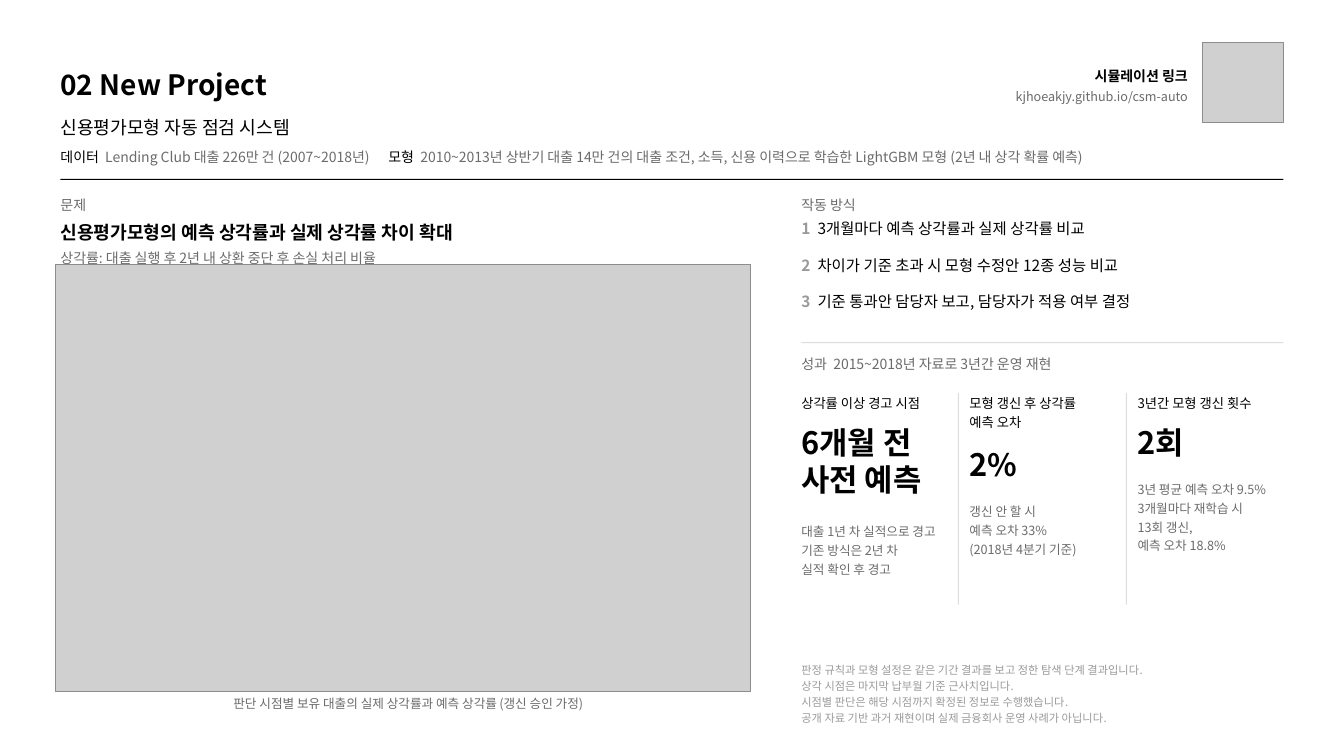
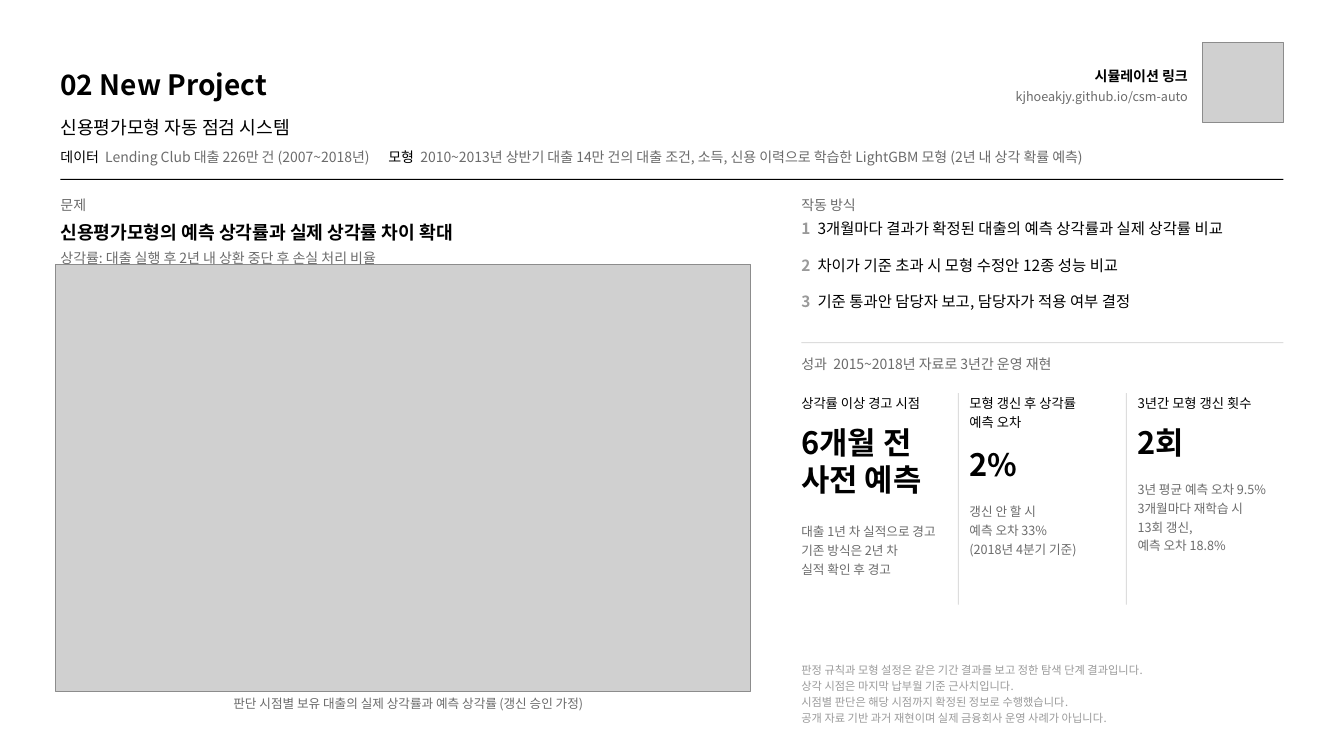
Before and after one commit to kjhoeakjy/csm-auto, a slide deck: slide 2 of ppt/역량PT_김연주.pptx. Drawn at 1344x756 pixels with LibreOffice and Linux fonts; fonts in the diff are those of the drawing; grey boxes stand for pictures. Boxes give left, top, right and bottom in pixels: in the first picture for what was removed or moved away, otherwise in the second. Text is boxed around its words. In the diff, an @@ line names an element or a change of style, - is before the commit and + after.

```diff
--- a/ppt/역량PT_김연주.pptx
+++ b/ppt/역량PT_김연주.pptx
@@ text at [801, 221, 1223, 236]: text changed @@
-1 3개월마다 예측 상각률과 실제 상각률 비교
+1 3개월마다 결과가 확정된 대출의 예측 상각률과 실제 상각률 비교
```
Also in this commit, not shown: 6 other files.
